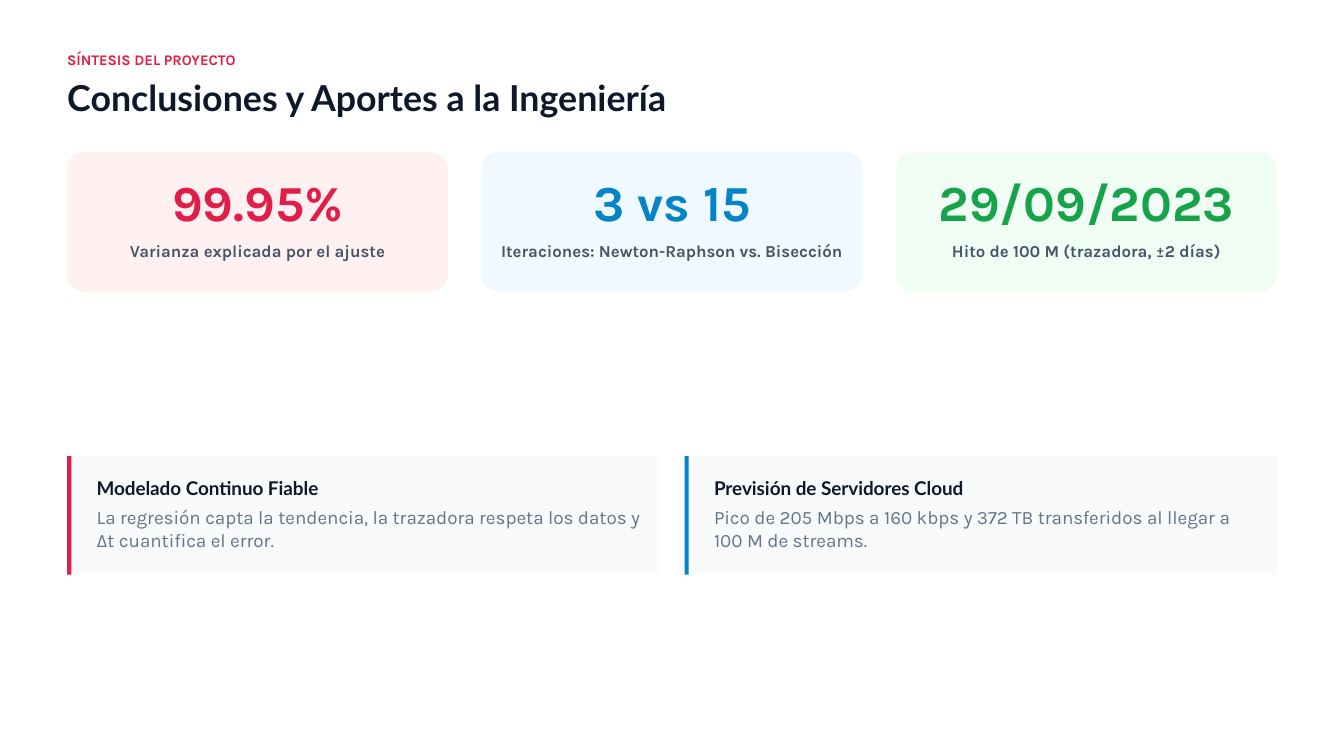
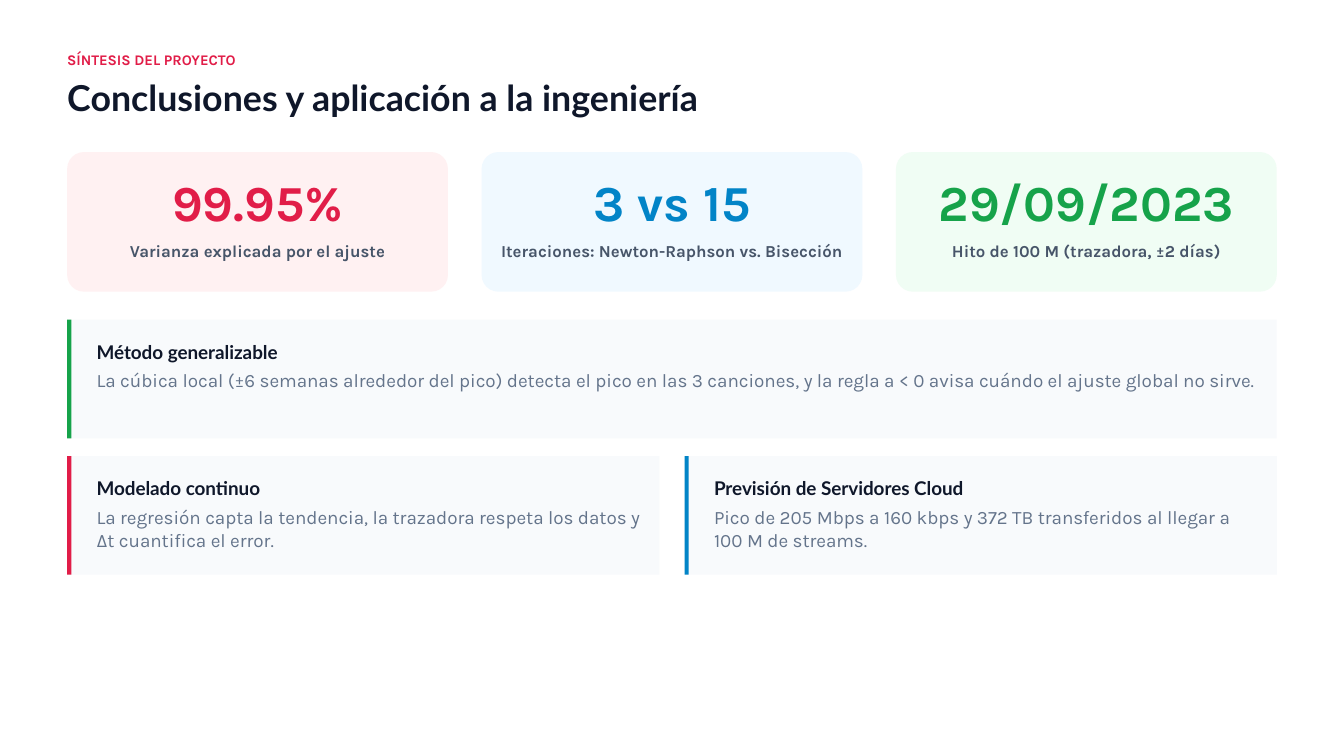
Before and after one commit to PedroGattiUCC/metodos-numericos-rosa-pastel, a slide deck: slide 13 of ENTREGABLES/Presentacion_Rosa_Pastel_Metodos_Numericos.pptx. Drawn at 1344x756 pixels with LibreOffice and Linux fonts; fonts in the diff are those of the drawing. Boxes give left, top, right and bottom in pixels: in the first picture for what was removed or moved away, otherwise in the second. Text is boxed around its words. In the diff, an @@ line names an element or a change of style, - is before the commit and + after.

```diff
--- a/ENTREGABLES/Presentacion_Rosa_Pastel_Metodos_Numericos.pptx
+++ b/ENTREGABLES/Presentacion_Rosa_Pastel_Metodos_Numericos.pptx
@@ text at (x1=67, y1=84, x2=698, y2=118): text changed @@
-Conclusiones y Aportes a la Ingeniería
+Conclusiones y aplicación a la ingeniería
@@ rectangle added at (x1=68, y1=320, x2=1277, y2=439), fill #F8FAFC @@
@@ rectangle added at (x1=68, y1=320, x2=72, y2=439), fill #16A34A @@
@@ text added at (x1=97, y1=345, x2=278, y2=363), 13.5 pt, text #0F172A, bold @@
+Método generalizable
@@ text added at (x1=97, y1=373, x2=1254, y2=392), 13.5 pt, text #64748B @@
+La cúbica local (±6 semanas alrededor del pico) detecta el pico en las 3 canciones, y la regla a < 0 avisa cuándo el ajuste global no sirve.
@@ text at (x1=97, y1=481, x2=260, y2=495): text changed @@
-Modelado Continuo Fiable
+Modelado continuo
```
Also in this commit, not shown: 8 other slides changed, 8 other files.
